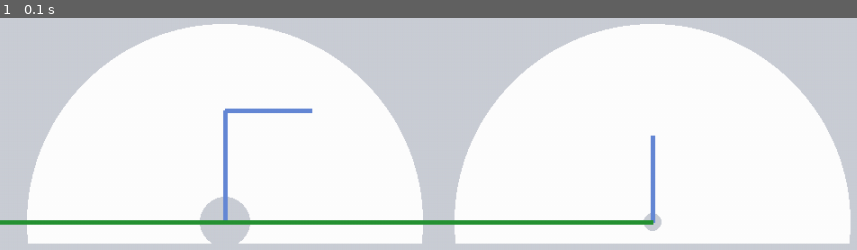
Above: before the commit, frame 1.
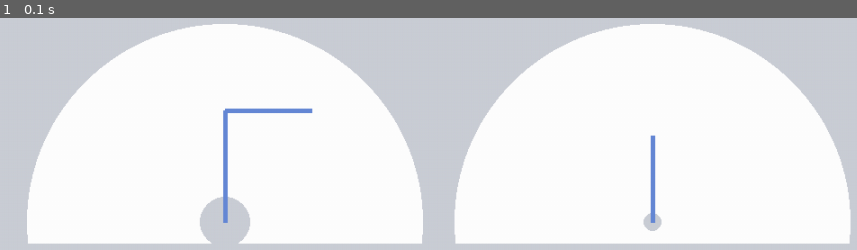
Above: after the commit, the same moment.

Repository: abackes19/ink
Game: pygame game, started from pygame-ik4.py
The game is run twice, just before and just after one commit, with the same random seed, the same clock (stepped at 60 frames per second) and the same inputs.
Inputs:
- Up to frame 1 (0.1 s): no input

The runs differ from the first frame. In frame 1, 1.6% of the frame differs, in the area x 0-77%, y 87-90%.

Commit message:
Update pygame-ik4.py

Diff:
--- a/pygame-ik4.py
+++ b/pygame-ik4.py
@@ -122,7 +122,7 @@
 
 #        pygame.draw.line(screen, blue, [toriginx,toriginz], [toriginx + d_one, toriginz + d_two], 5) # not sure what this was
         pygame.draw.line(screen, blue, (toriginz, toriginx), [(toriginz - z), (pxo)], 5)
-        pygame.draw.line(screen, green, (toriginz, toriginx), (ze, pxe), 5)
+#        pygame.draw.line(screen, green, (toriginz, toriginx), (ze, pxe), 5)
     else: # out of range so stay
         pygame.draw.lines(screen, pink, False, [[originx,originy], [xe, ye], [xo, yo]], 5)
         pygame.draw.circle(screen, pink, (x, y), (5), 0)
